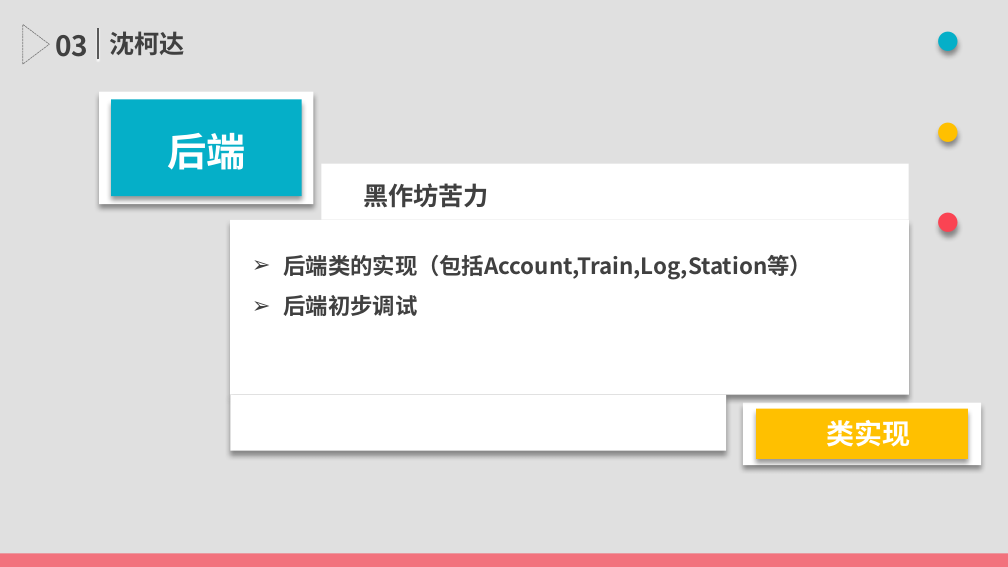
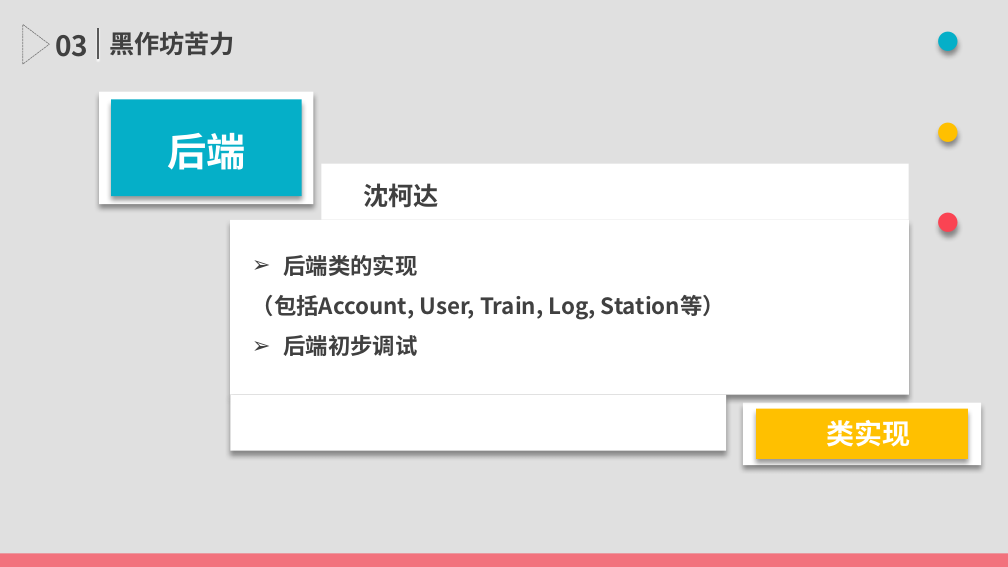
Before and after one commit to TimerChen/TrainTickets, a slide deck: slide 18 of Presentation/presentation.pptx (slide 17 before the commit). Drawn at 1008x567 pixels with LibreOffice and Linux fonts; fonts in the diff are those of the drawing. Boxes give left, top, right and bottom in pixels: in the first picture for what was removed or moved away, otherwise in the second. Text is boxed around its words. In the diff, an @@ line names an element or a change of style, - is before the commit and + after.

```diff
--- a/Presentation/presentation.pptx
+++ b/Presentation/presentation.pptx
@@ text at (109, 31, 235, 55): text changed @@
-沈柯达
+黑作坊苦力
@@ text at (363, 183, 439, 208): text changed @@
-黑作坊苦力
+沈柯达
@@ text at (252, 255, 725, 319): text changed @@
-➢ 后端类的实现（包括Account,Train,Log,Station等）
+➢ 后端类的实现
+（包括Account, User, Train, Log, Station等）
```
Also in this commit, not shown: 7 other slides changed, 1 slide added.
